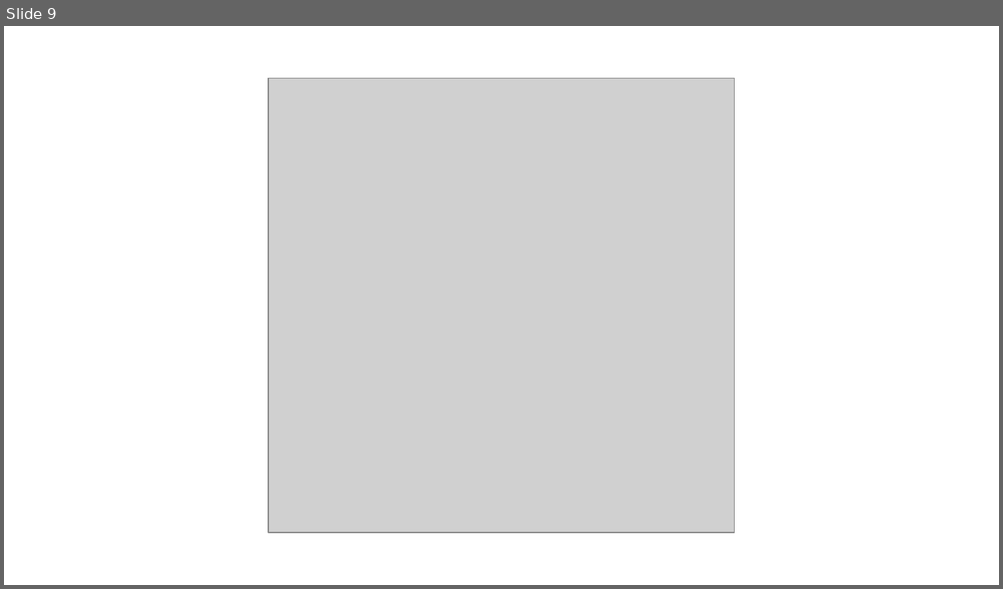
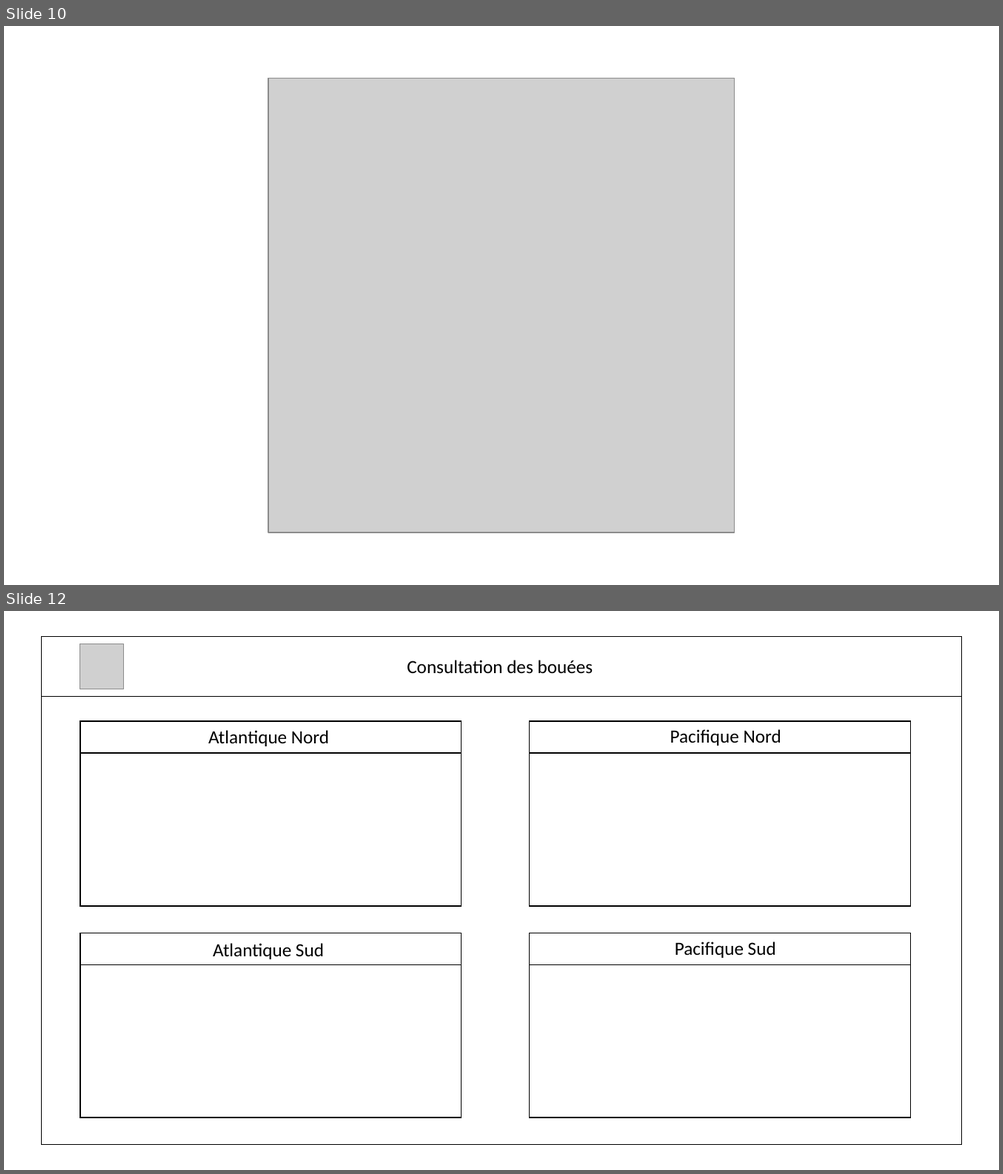
Before and after one commit to heptagonemedia/projet_imr, a slide deck: Présentations/septembre/18-09-2019/Présentation.pptx. Shown one above the other, each under a label of ours: slide 9 before the commit, slides 10 and 12 after it; the slides between them are not shown. The pictures are 1003x589 and 1003x1174 pixels, drawn with LibreOffice and Linux fonts; fonts in the diff are those of the drawing; grey boxes stand for pictures. Boxes give left, top, right and bottom in pixels: in the first picture for what was removed or moved away, otherwise in the second. Text is boxed around its words. In the diff, an @@ line names an element or a change of style, - is before the commit and + after.

```diff
--- a/Présentations/septembre/18-09-2019/Présentation.pptx
+++ b/Présentations/septembre/18-09-2019/Présentation.pptx
@@ slide 12 added at (4,611,999,1170), background #FFFFFF @@
@@ rectangle added at (41,636,962,1145), outline #000000 1 pt @@
@@ rectangle added at (41,636,962,696), outline #000000 1 pt @@
@@ picture added at (80,644,123,689) @@
@@ text added at (407,660,593,674), 18 pt, text #000000 @@
+Consultation des bouées
@@ rectangle added at (80,721,461,906), outline #000000 1 pt @@
@@ rectangle added at (80,721,461,754), outline #000000 1 pt @@
@@ rectangle added at (529,721,910,906), outline #000000 1 pt @@
@@ rectangle added at (529,721,910,754), outline #000000 1 pt @@
@@ text added at (208,730,329,746), 18 pt, text #000000 @@
+Atlantique Nord
@@ text added at (670,729,781,746), 18 pt, text #000000 @@
+Pacifique Nord
@@ rectangle added at (80,934,461,1119), outline #000000 1 pt @@
@@ rectangle added at (80,934,461,965), outline #000000 1 pt @@
@@ text added at (213,943,324,960), 18 pt, text #000000 @@
+Atlantique Sud
@@ rectangle added at (529,934,910,1119), outline #000000 1 pt @@
@@ rectangle added at (529,934,910,965), outline #000000 1 pt @@
@@ text added at (674,942,776,958), 18 pt, text #000000 @@
+Pacifique Sud
@@ action button blank added at (4,1043,34,1170), outline #FFFFFF 1 pt @@
@@ what was slide 9 is now slide 10 @@
```
Also in this commit, not shown: 1 slide changed, 2 other slides added, 2 other files.
